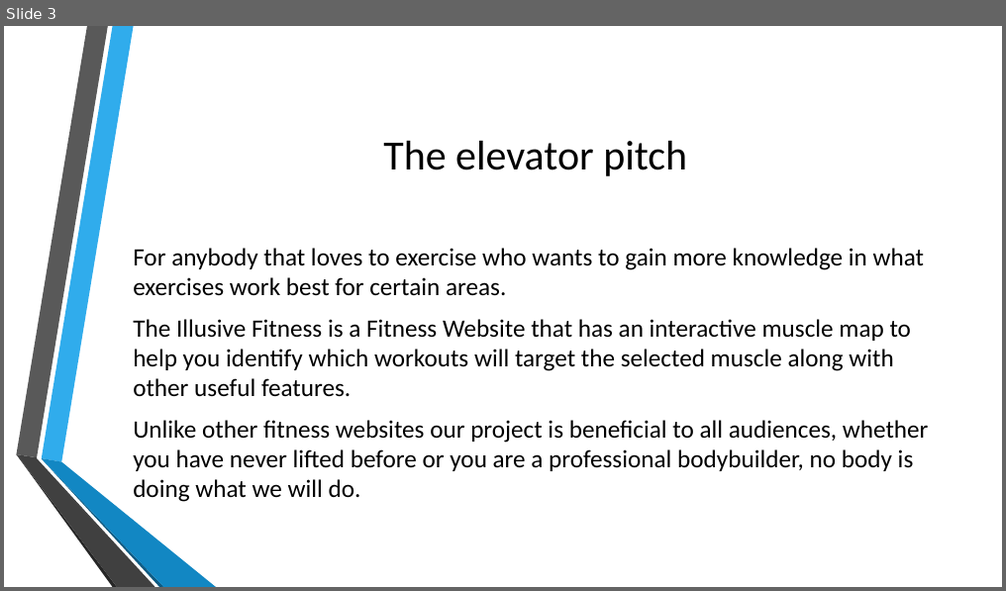
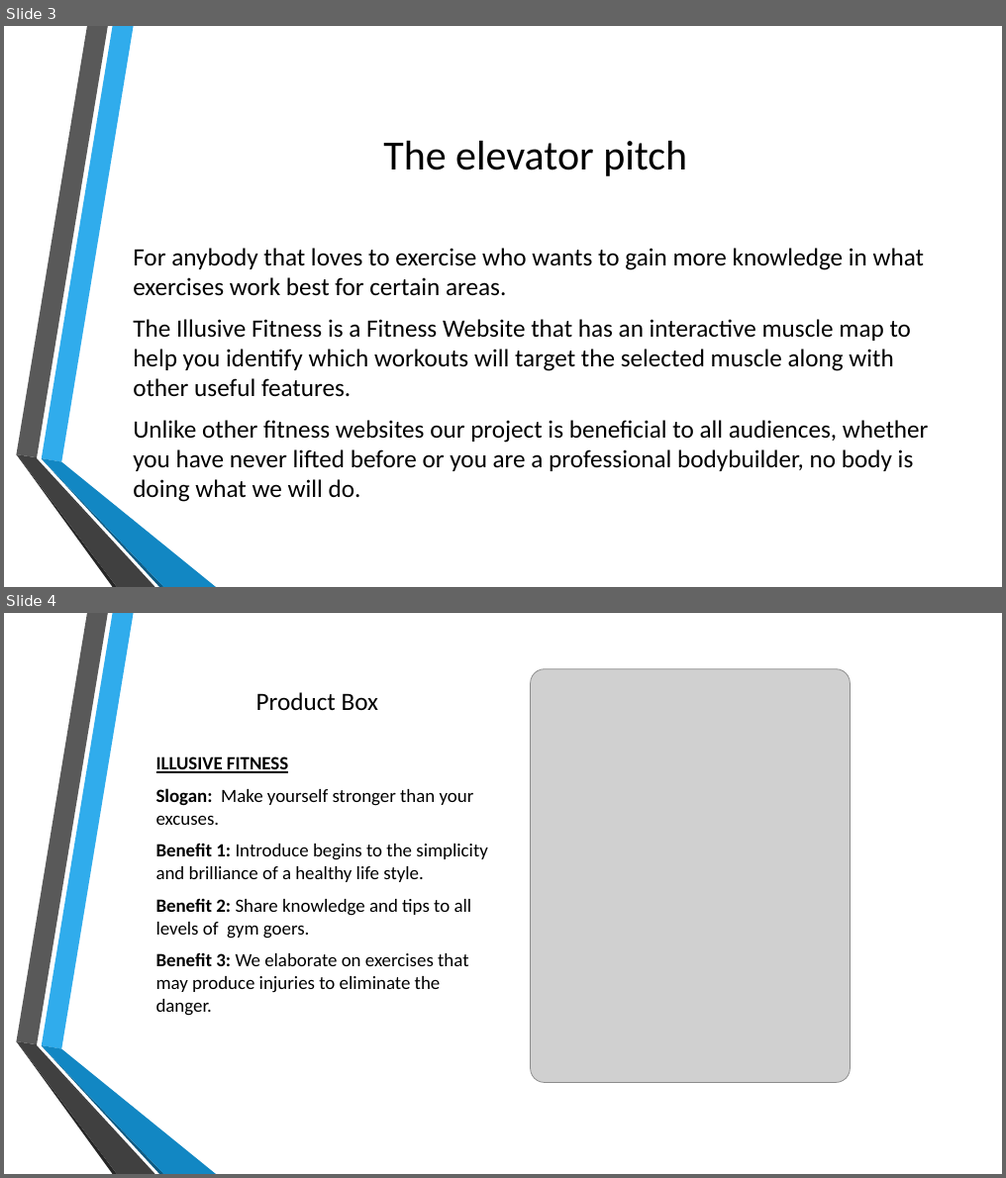
Before and after one commit to PatrickMurray78/Illusive-Fitness, a slide deck: Illusive Fitness.pptx. Shown one above the other, each under a label of ours: slide 3 before the commit, slides 3 and 4 after it. The pictures are 1006x591 and 1006x1178 pixels, drawn with LibreOffice and Linux fonts; fonts in the diff are those of the drawing; grey boxes stand for pictures; background and template pictures are left out. Boxes give left, top, right and bottom in pixels: in the first picture for what was removed or moved away, otherwise in the second. Text is boxed around its words. In the diff, an @@ line names an element or a change of style, - is before the commit and + after.

```diff
--- a/Illusive Fitness.pptx
+++ b/Illusive Fitness.pptx
@@ slide 4 added at (4, 613, 1002, 1174), background picture (left out); not listed: 6 template elements that a slide beside it also shows @@
@@ picture added at (531, 669, 849, 1083) @@
@@ title added at (256, 692, 378, 710), 24 pt, text #000000 @@
+Product Box
@@ text added at (156, 757, 488, 1016), 18 pt, text #000000 @@
+ILLUSIVE FITNESS
+Slogan: Make yourself stronger than your excuses.
+Benefit 1: Introduce begins to the simplicity and brilliance of a healthy life style.
+Benefit 2: Share knowledge and tips to all levels of gym goers.
+Benefit 3: We elaborate on exercises that may produce injuries to eliminate the danger.
```
Also in this commit, not shown: 8 other slides added.
